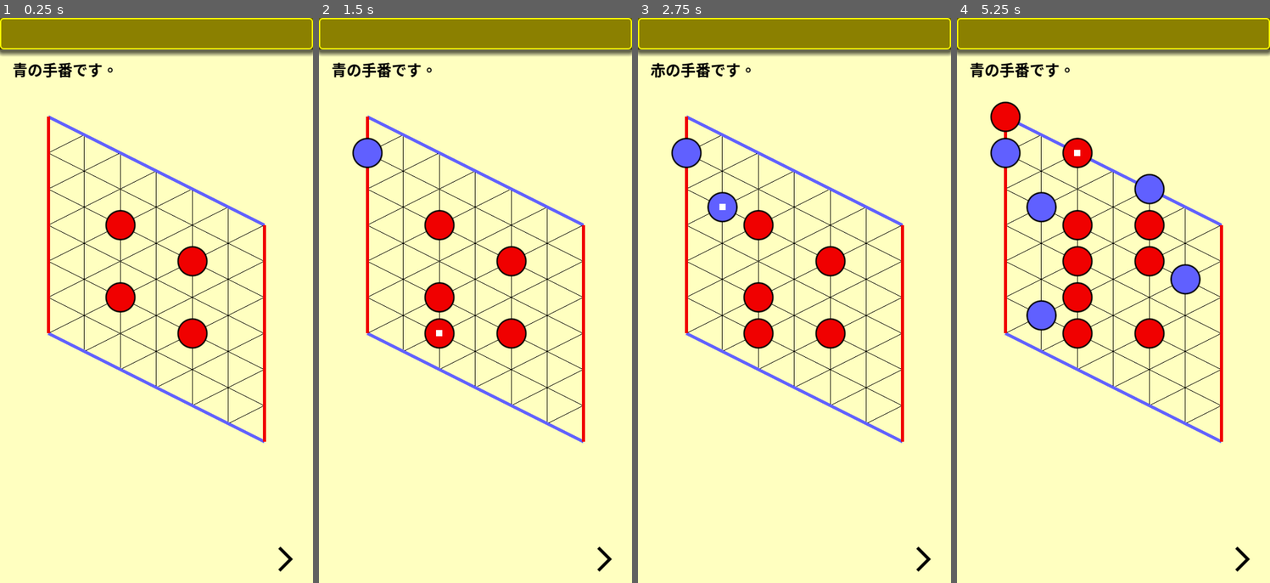
Above: before the commit, frames 1-4 (left to right).
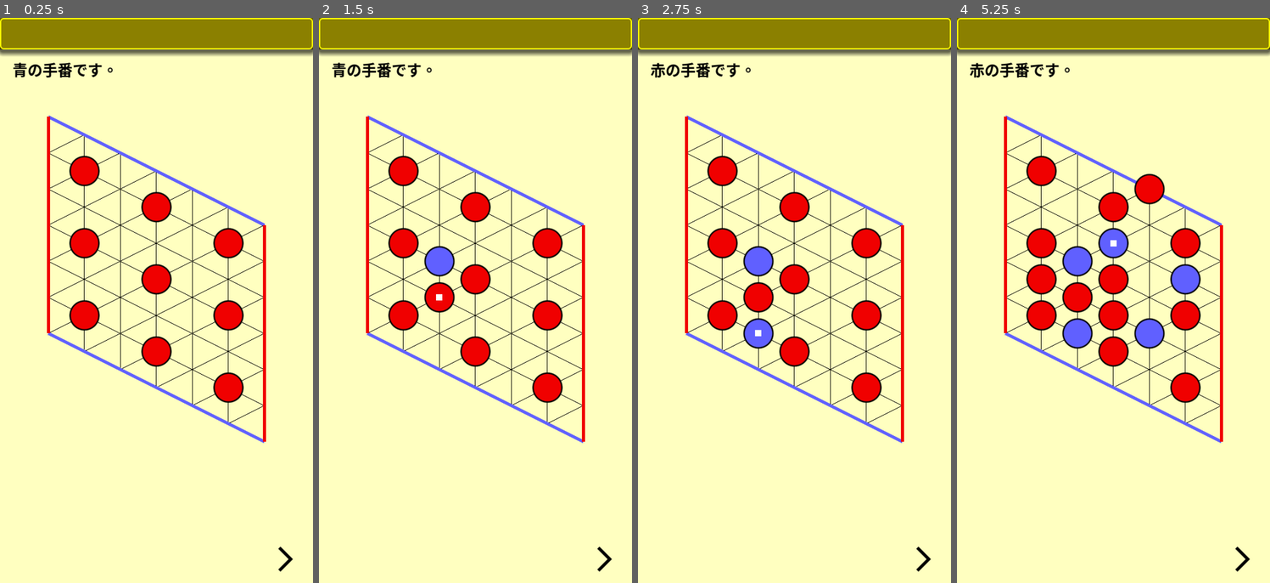
Above: after the commit, the same moments.

Repository: vivisuke/HexGame
Game: Godot game, scene res://main.tscn
The game is run twice, just before and just after one commit, with the same random seed, the same clock (stepped at 60 frames per second) and the same inputs.
Inputs (mouse positions are in pixels of both pictures, inside the frame that each line leads up to):
- Up to frame 1 (0.25 s): no input
- Up to frame 2 (1.5 s): click (603, 560) at 0.5 s; click (603, 560) at 1.25 s
- Up to frame 3 (2.75 s): click (922, 560) at 2 s
- Up to frame 4 (5.25 s): tap Enter at 2.75, 4.25 s; move the mouse to (1182, 272) at 2.77 s; click (1182, 272) at 2.92 s; tap Space at 3.5, 5 s; move the mouse to (1050, 328) at 3.52 s; click (1050, 328) at 3.67 s; move the mouse to (1144, 176) at 4.27 s; click (1144, 176) at 4.42 s; move the mouse to (1097, 413) at 5.02 s; click (1097, 413) at 5.17 s

The runs differ from the first frame. In frame 1, 5.6% of the frame differs, in the area x 22-78%, y 24-69%; in frame 2, 6.5%; in frame 3, 6.8%; in frame 4, 9.6%, in the area x 4-78%, y 7-69%.

Commit message:
0037 ◎ C 01/27 01/27 0.001│ToDo│m_visited → m_group_id にリネーム

Diff:
--- a/hexgame/scripts/Board.gd
+++ b/hexgame/scripts/Board.gd
@@ -13,8 +13,9 @@
 #const col_str = "・●◯＃"
 
 #var m_cells = []
+var m_next_id = 1
 var m_cells : PackedByteArray
-var m_visited : PackedByteArray		# 0 for 未探索 or 空欄、1以上 for 島id
+var m_group_id : PackedByteArray	# 0 for 未探索 or 空欄、1以上 for 連結石群 id
 var m_dist : PackedByteArray		# 0 for 未探索、1以上 for 距離+1
 var m_path : PackedByteArray		# 1以上：最短パス
 var m_ter_lst : PackedByteArray		# 末端位置リスト
@@ -25,7 +26,7 @@
 
 func _init():
 	m_cells.resize(ARY_SIZE)
-	m_visited.resize(ARY_SIZE)
+	m_group_id.resize(ARY_SIZE)
 	m_dist.resize(ARY_SIZE)
 	m_path.resize(ARY_SIZE)
 	m_eval.resize(ARY_SIZE)
@@ -35,11 +36,15 @@
 		for x in range(N_HORZ):
 			m_cells[xyToIndex(x, y)] = EMPTY
 	if true:
-		for y in range(2, N_HORZ-1, 2):
-			for x in range(2, N_HORZ-1, 2):
+		for y in range(1, N_HORZ-1, 2):
+			for x in range(1, N_HORZ-1, 2):
 				m_cells[xyToIndex(x, y)] = WHITE
+				m_next_id += 1
+		check_connected()
 func copy_from(s):
+	m_next_id = s.m_next_id
 	m_cells = s.m_cells.duplicate()
+	m_group_id = s.m_group_id				# 島id 配列
 
 func print():
 	for y in range(N_HORZ):
@@ -49,19 +54,22 @@
 			#txt += "%d"%m_cells[xyToIndex(x, y)]
 			#print(m_cells[i])
 		print(txt)
-func print_visited():
-	for y in range(N_HORZ):
-		var txt = ""
-		for x in range(N_HORZ):
-			txt += "%3d"%m_visited[xyToIndex(x, y)]
+func print_group_id():
+	print("m_group_id[] = ")
+	for y in range(N_HORZ):
+		var txt = ""
+		for x in range(N_HORZ):
+			txt += "%3d"%m_group_id[xyToIndex(x, y)]
 		print(txt)
 func print_dist():
+	print("m_dist[] = ")
 	for y in range(N_HORZ):
 		var txt = ""
 		for x in range(N_HORZ):
 			txt += "%3d"%m_dist[xyToIndex(x, y)]
 		print(txt)
 func print_eval():
+	print("m_eval[] = ")
 	for y in range(N_HORZ):
 		var txt = ""
 		for x in range(N_HORZ):
@@ -71,19 +79,20 @@
 	return m_cells[xyToIndex(x, y)]
 func find_horz(id, y):
 	for x in range(N_HORZ):
-		if m_visited[xyToIndex(x, y)] == id:
+		if m_group_id[xyToIndex(x, y)] == id:
 			return true
 	return false
 func find_vert(id, x):
 	for y in range(N_HORZ):
-		if m_visited[xyToIndex(x, y)] == id:
+		if m_group_id[xyToIndex(x, y)] == id:
 			return true
 	return false
 func put_col(x, y, col) -> bool:	# col: BLACK or WHITE
 	var ix = xyToIndex(x, y)
 	m_cells[ix] = col
-	check_connected()
-	var id = m_visited[ix]
+	#check_connected()
+	update_connected(x, y)
+	var id = m_group_id[ix]
 	if col == BLACK:
 		return find_horz(id, 0) && find_horz(id, N_HORZ-1)
 	else:
@@ -118,28 +127,33 @@
 		return lst[randi() % lst.size()]
 	else:
 		return Vector2(-1, -1)
+func update_connected(x, y):		# put_col() からコールされる
+	var ix = xyToIndex(x, y)
+	m_group_id[ix] = m_next_id
+	m_next_id += 1
+	pass
 func check_connected_sub(ix, col, id):		# 深さ優先探索
-	m_visited[ix] = id
-	if m_cells[ix-ARY_WIDTH] == col && m_visited[ix-ARY_WIDTH] == 0:
+	m_group_id[ix] = id
+	if m_cells[ix-ARY_WIDTH] == col && m_group_id[ix-ARY_WIDTH] == 0:
 		check_connected_sub(ix-ARY_WIDTH, col, id)
-	if m_cells[ix-ARY_WIDTH+1] == col && m_visited[ix-ARY_WIDTH+1] == 0:
+	if m_cells[ix-ARY_WIDTH+1] == col && m_group_id[ix-ARY_WIDTH+1] == 0:
 		check_connected_sub(ix-ARY_WIDTH+1, col, id)
-	if m_cells[ix-1] == col && m_visited[ix-1] == 0:
+	if m_cells[ix-1] == col && m_group_id[ix-1] == 0:
 		check_connected_sub(ix-1, col, id)
-	if m_cells[ix+1] == col && m_visited[ix+1] == 0:
+	if m_cells[ix+1] == col && m_group_id[ix+1] == 0:
 		check_connected_sub(ix+1, col, id)
-	if m_cells[ix+ARY_WIDTH-1] == col && m_visited[ix+ARY_WIDTH-1] == 0:
+	if m_cells[ix+ARY_WIDTH-1] == col && m_group_id[ix+ARY_WIDTH-1] == 0:
 		check_connected_sub(ix+ARY_WIDTH-1, col, id)
-	if m_cells[ix+ARY_WIDTH] == col && m_visited[ix+ARY_WIDTH] == 0:
+	if m_cells[ix+ARY_WIDTH] == col && m_group_id[ix+ARY_WIDTH] == 0:
 		check_connected_sub(ix+ARY_WIDTH, col, id)
 func check_connected():
-	m_visited.fill(0)
+	m_group_id.fill(0)
 	var id = 0
 	for y in range(N_HORZ):
 		for x in range(N_HORZ):
 			var ix = xyToIndex(x, y)
 			var col = m_cells[ix]
-			if (col == BLACK || col == WHITE) && m_visited[ix] == 0:
+			if (col == BLACK || col == WHITE) && m_group_id[ix] == 0:
 				id += 1
 				check_connected_sub(ix, col, id)
 func BFS_sub(dist, col):
--- a/hexgame/scripts/main.gd
+++ b/hexgame/scripts/main.gd
@@ -13,6 +13,7 @@
 	#bd.print()
 	#var next = Board.BLACK
 	print_next()
+	bd.print_group_id()
 	bd.eval_empty()
 	bd.print_eval()
 	if false:
@@ -29,7 +30,7 @@
 			$MessLabel.text = "赤の勝ちです。"
 		bd.print()
 		bd.check_connected()
-		bd.print_visited()
+		bd.print_group_id()
 	pass # Replace with function body.
 func print_next():
 	if next == Board.BLACK:
@@ -50,7 +51,7 @@
 			$MessLabel.text = "赤の勝ちです。"
 		bd.print()
 		#bd.check_connected()
-		#bd.print_visited()
+		bd.print_group_id()
 		bd.BFS(pos.x, pos.y)
 		bd.print_dist()
 		bd.get_shortest_path(next == Board.BLACK)
@@ -60,6 +61,7 @@
 		bd.print_dist()
 		next = (Board.BLACK + Board.WHITE) - next
 		print_next()
+		bd.print_group_id()
 		bd.eval_empty()
 		bd.print_eval()
 func _input(event):
@@ -75,8 +77,8 @@
 func _on_next_button_pressed():
 	if game_over: return
 	#var pos = bd.sel_move_random()
-	#var pos = bd.sel_move_maxeval()
-	var pos = bd.sel_move_PMC(next)
+	var pos = bd.sel_move_maxeval()
+	#var pos = bd.sel_move_PMC(next)
 	print("put pos = ", pos)
 	do_put(pos)
 	pass # Replace with function body.
Not shown, changed: HexGame.spr
